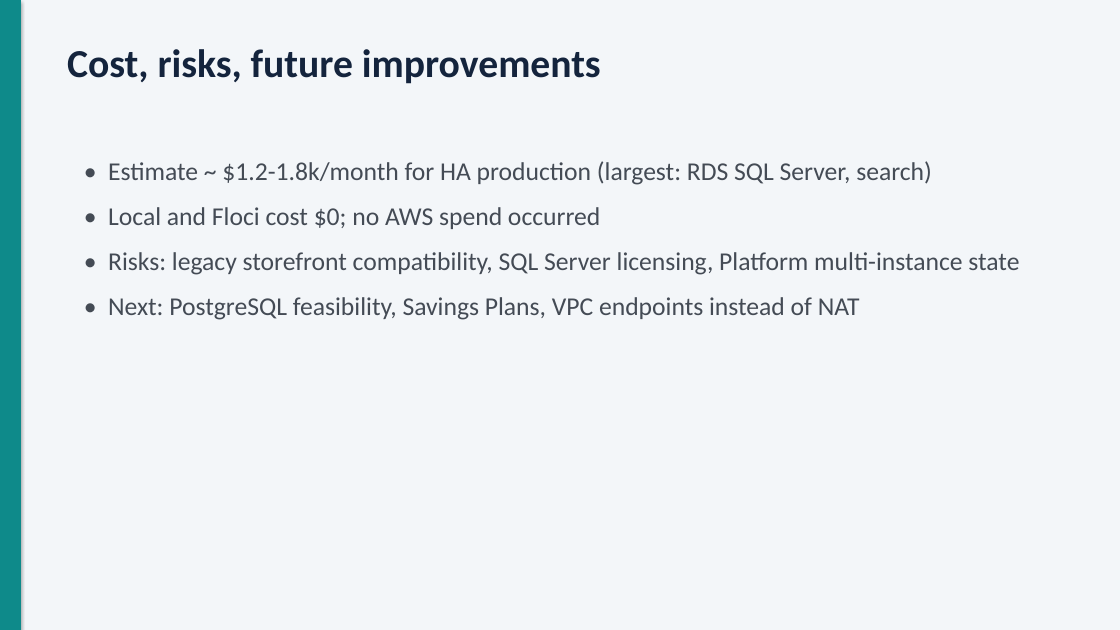
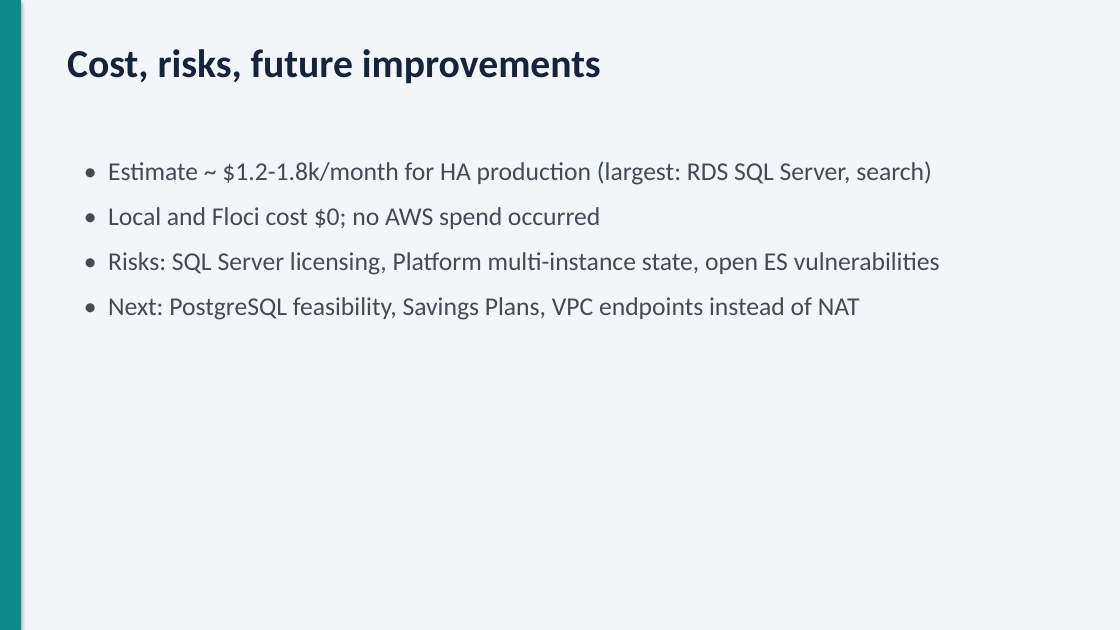
Before and after one commit to adarsh0331/Project_29_Virto_e-commerce, a slide deck: slide 10 of docs/presentation/Virto-AWS-DevOps-presentation.pptx. Drawn at 1120x630 pixels with LibreOffice and Linux fonts; fonts in the diff are those of the drawing. Boxes give left, top, right and bottom in pixels: in the first picture for what was removed or moved away, otherwise in the second. Text is boxed around its words. In the diff, an @@ line names an element or a change of style, - is before the commit and + after.

```diff
--- a/docs/presentation/Virto-AWS-DevOps-presentation.pptx
+++ b/docs/presentation/Virto-AWS-DevOps-presentation.pptx
@@ text at (x1=108, y1=252, x2=940, y2=275): text changed @@
-• Risks: legacy storefront compatibility, SQL Server licensing, Platform multi-instance state
+• Risks: SQL Server licensing, Platform multi-instance state, open ES vulnerabilities
```
Also in this commit, not shown: 8 other slides changed.
